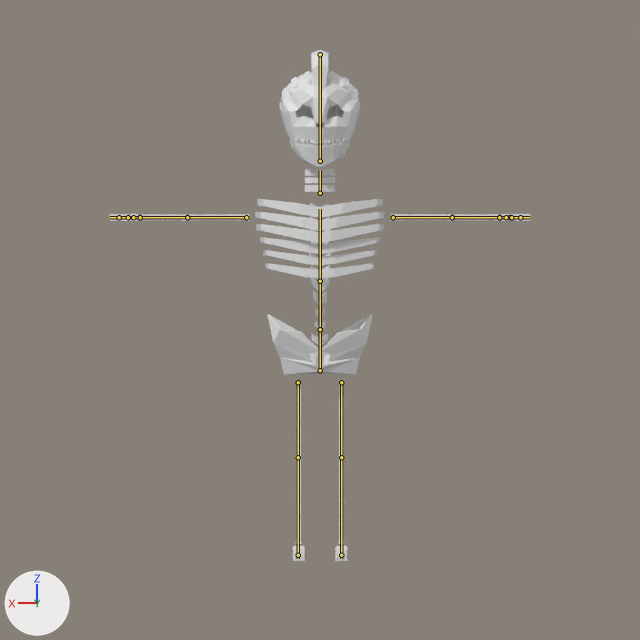
An edit to the Blender file assets/sketo.blend, drawn before and after from the same camera.
Before and after are seen from the file's camera 'Camera'. The axes (+X, +Y, +Z) are drawn at lower left. The lights are the same throughout. The bones that bend it are drawn over the model as lines.

The first picture shows 'Sketo'.
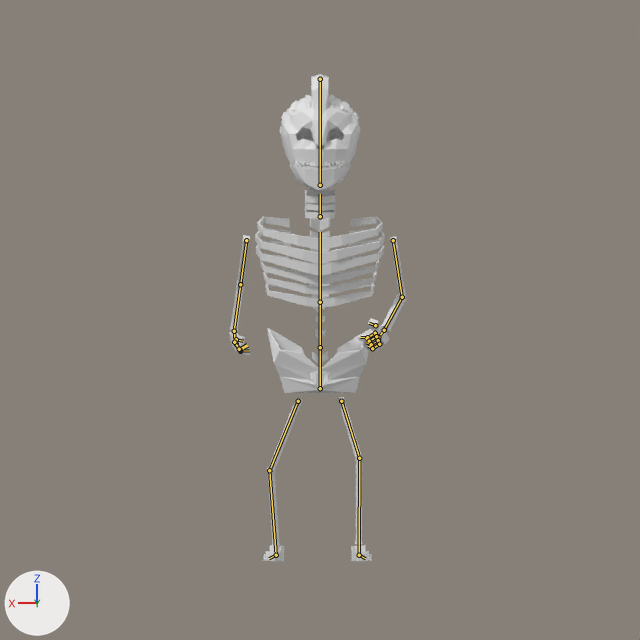
The newer file adds an action. The first version stands in its rest pose; the second is drawn at frame 1 of the action 'Idle'.

Changed parts and their boxes (x1, y1, x2, y2) in the pictures (640 x 640 px):
'Sketo', posed (58% narrower): before (110, 50, 530, 561); after (229, 74, 406, 561)
bone 'Root', root to tip: before (320, 370) to (320, 329); after (320, 388) to (320, 347)
bone 'Spine1', root to tip: before (320, 329) to (320, 281); after (320, 347) to (320, 302)
bone 'Spine2', root to tip: before (320, 281) to (320, 209); after (320, 302) to (320, 232)
bone 'Head', root to tip: before (320, 161) to (320, 54); after (320, 185) to (320, 79)
bone 'UpperArm.L', root to tip: before (393, 217) to (452, 217); after (393, 240) to (402, 297)
bone 'LowerArm.L', root to tip: before (452, 217) to (499, 217); after (402, 297) to (384, 330)
bone 'Palm.L', root to tip: before (499, 217) to (509, 217); after (384, 330) to (378, 337)
bone 'Thumb.L', root to tip: before (506, 217) to (506, 217); after (375, 325) to (369, 323)
bone 'LowerFinger1.L', root to tip: before (511, 217) to (520, 217); after (375, 333) to (367, 337)
bone 'UpperFinger1.L', root to tip: before (520, 217) to (529, 217); after (367, 337) to (360, 337)
bone 'LowerFinger2.L', root to tip: before (511, 217) to (520, 217); after (376, 336) to (369, 341)
bone 'UpperFinger2.L', root to tip: before (520, 217) to (529, 217); after (369, 341) to (365, 338)
bone 'LowerFinger3.L', root to tip: before (511, 217) to (520, 217); after (378, 340) to (371, 344)
bone 'UpperFinger3.L', root to tip: before (520, 217) to (529, 217); after (371, 344) to (366, 342)
bone 'LowerFinger4.L', root to tip: before (511, 217) to (520, 217); after (379, 344) to (372, 348)
bone 'UpperFinger4.L', root to tip: before (520, 217) to (529, 217); after (372, 348) to (368, 346)
bone 'UpperArm.R', root to tip: before (246, 217) to (187, 217); after (246, 240) to (240, 284)
bone 'LowerArm.R', root to tip: before (187, 217) to (140, 217); after (240, 284) to (234, 331)
bone 'Palm.R', root to tip: before (140, 217) to (130, 217); after (234, 331) to (235, 341)
bone 'Thumb.R', root to tip: before (133, 217) to (133, 217); after (236, 339) to (243, 341)
bone 'LowerFinger1.R', root to tip: before (128, 217) to (119, 217); after (236, 344) to (240, 351)
bone 'UpperFinger1.R', root to tip: before (119, 217) to (110, 217); after (240, 351) to (249, 350)
bone 'LowerFinger2.R', root to tip: before (128, 217) to (119, 217); after (235, 343) to (240, 350)
bone 'UpperFinger2.R', root to tip: before (119, 217) to (110, 217); after (240, 350) to (247, 345)
bone 'LowerFinger3.R', root to tip: before (128, 217) to (119, 217); after (235, 342) to (239, 349)
bone 'UpperFinger3.R', root to tip: before (119, 217) to (110, 217); after (239, 349) to (248, 346)
bone 'LowerFinger4.R', root to tip: before (128, 217) to (119, 217); after (234, 342) to (239, 349)
bone 'UpperFinger4.R', root to tip: before (119, 217) to (110, 217); after (239, 349) to (247, 344)

The edits, one by one:
Bone 'Root' (bone_root) moves from (0.0, 0.0, 0.0) to (0.0, -0.43, 0.0).
Bone 'Spine1' (bone_spine1) turns from (0, 0, 0) to (19, 0, 0) degrees about its own x, y and z.
Bone 'Spine2' (bone_spine2) turns from (0, 0, 0) to (-6, 0, 0) degrees about its own x, y and z.
Bone 'Head' (bone_head) turns from (0, 0, 0) to (-15, 0, 0) degrees about its own x, y and z.
Bone 'UpperArm.L' (bone_upperarm_l) turns from (0, 0, 0) to (-1, 2, -81) degrees about its own x, y and z.
Bone 'LowerArm.L' (bone_lowerarm_l) turns from (0, 0, 0) to (58, 30, -3) degrees about its own x, y and z.
Bone 'Palm.L' (bone_palm_l) turns from (0, 0, 0) to (1, 3, -14) degrees about its own x, y and z.
Bone 'Thumb.L' (bone_thumb_l) turns from (0, 0, 0) to (-58, 13, 1) degrees about its own x, y and z.
Bone 'LowerFinger1.L' (bone_lowerfinger1_l) moves from (0.0, 0.0, 0.0) to (-0.01, -0.01, 0.0).
Bone 'LowerFinger1.L' (bone_lowerfinger1_l) turns from (0, 0, 0) to (4, 0, -26) degrees about its own x, y and z.
Bone 'UpperFinger1.L' (bone_upperfinger1_l) turns from (0, 0, 0) to (-5, 9, -60) degrees about its own x, y and z.
Bone 'LowerFinger2.L' (bone_lowerfinger2_l) turns from (0, 0, 0) to (4, 0, -26) degrees about its own x, y and z.
Bone 'UpperFinger2.L' (bone_upperfinger2_l) turns from (0, 0, 0) to (-10, 10, -90) degrees about its own x, y and z.
Bone 'LowerFinger3.L' (bone_lowerfinger3_l) turns from (0, 0, 0) to (4, 0, -26) degrees about its own x, y and z.
Bone 'UpperFinger3.L' (bone_upperfinger3_l) turns from (0, 0, 0) to (-8, 10, -80) degrees about its own x, y and z.
Bone 'LowerFinger4.L' (bone_lowerfinger4_l) moves from (0.0, 0.0, 0.0) to (0.01, 0.01, 0.0).
Bone 'LowerFinger4.L' (bone_lowerfinger4_l) turns from (0, 0, 0) to (4, 0, -26) degrees about its own x, y and z.
Bone 'UpperFinger4.L' (bone_upperfinger4_l) turns from (0, 0, 0) to (-9, 10, -87) degrees about its own x, y and z.
Bone 'UpperArm.R' (bone_upperarm_r) turns from (0, 0, 0) to (-28, -4, 85) degrees about its own x, y and z.
Bone 'LowerArm.R' (bone_lowerarm_r) turns from (0, 0, 0) to (27, -1, -3) degrees about its own x, y and z.
Bone 'Palm.R' (bone_palm_r) turns from (0, 0, 0) to (1, -3, 14) degrees about its own x, y and z.
Bone 'Thumb.R' (bone_thumb_r) turns from (0, 0, 0) to (-58, -13, -1) degrees about its own x, y and z.
Bone 'LowerFinger1.R' (bone_lowerfinger1_r) moves from (0.0, 0.0, 0.0) to (0.01, -0.01, 0.0).
Bone 'LowerFinger1.R' (bone_lowerfinger1_r) turns from (0, 0, 0) to (4, 0, 26) degrees about its own x, y and z.
Bone 'UpperFinger1.R' (bone_upperfinger1_r) turns from (0, 0, 0) to (-5, -9, 60) degrees about its own x, y and z.
Bone 'LowerFinger2.R' (bone_lowerfinger2_r) turns from (0, 0, 0) to (4, 0, 26) degrees about its own x, y and z.
Bone 'UpperFinger2.R' (bone_upperfinger2_r) turns from (0, 0, 0) to (-10, -10, 90) degrees about its own x, y and z.
Bone 'LowerFinger3.R' (bone_lowerfinger3_r) turns from (0, 0, 0) to (4, 0, 26) degrees about its own x, y and z.
Bone 'UpperFinger3.R' (bone_upperfinger3_r) turns from (0, 0, 0) to (-8, -10, 80) degrees about its own x, y and z.
Bone 'LowerFinger4.R' (bone_lowerfinger4_r) moves from (0.0, 0.0, 0.0) to (-0.01, 0.01, 0.0).
Bone 'LowerFinger4.R' (bone_lowerfinger4_r) turns from (0, 0, 0) to (4, 0, 26) degrees about its own x, y and z.
Bone 'UpperFinger4.R' (bone_upperfinger4_r) turns from (0, 0, 0) to (-9, -10, 87) degrees about its own x, y and z.
Bone 'IKPoleTarget.L' (bone_ikpoletarget_l) moves from (0.0, 0.0, 0.0) to (-0.54, 0.22, 0.0).
Bone 'IKTarget.L' (bone_iktarget_l) moves from (0.0, 0.0, 0.0) to (-0.41, -0.86, 0.0).
Bone 'IKTarget.L' (bone_iktarget_l) turns from (0, 0, 0) to (0, 0, -16) degrees about its own x, y and z.
Bone 'IKPoleTarget.R' (bone_ikpoletarget_r) moves from (0.0, 0.0, 0.0) to (1.05, 0.24, 0.0).
Bone 'IKTarget.R' (bone_iktarget_r) moves from (0.0, 0.0, 0.0) to (0.51, 1.03, 0.0).
Bone 'IKTarget.R' (bone_iktarget_r) turns from (0, 0, 0) to (0, 0, 17) degrees about its own x, y and z.
